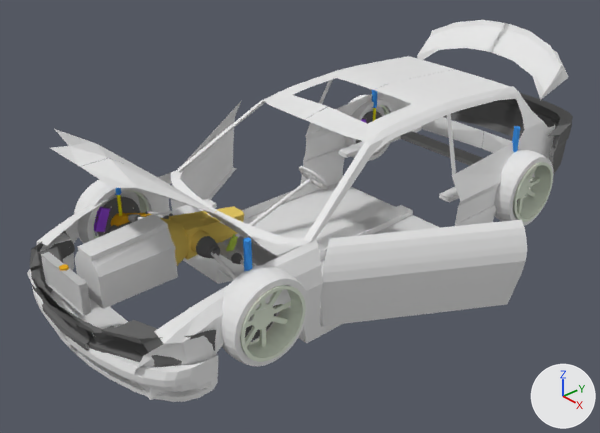
One commit to the Blender file civic/civicHatchBack.blend: the scene before it, then after it.
Before and after are seen from a camera (50 mm lens) standing at (8.39, -7.96, 5.5) and looking at (-0.11, -0.39, -0.53). Arrows for +X, +Y and +Z are at lower right; the lights stay in place.
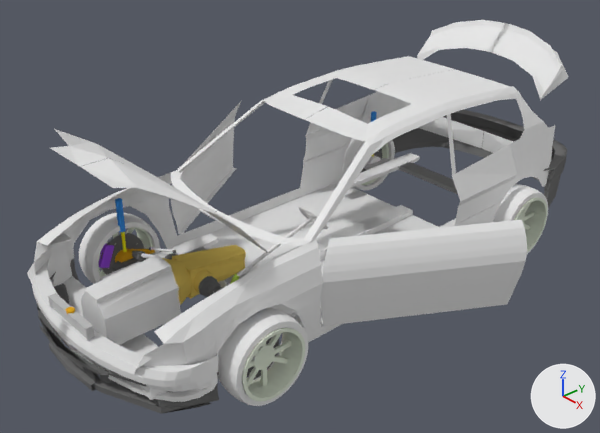
ob_steering is not drawn itself; it is the parent of ob_steeringwheel.

Changed parts and their boxes (x1, y1, x2, y2) in the pictures (600 x 433 px):
'engineBlock', moved
    before: (75, 214, 178, 309)
    after: (81, 255, 181, 345)
'frontBumper', moved
    before: (30, 231, 216, 367)
    after: (37, 258, 219, 414)
'michelinTire', moved
    before: (221, 265, 309, 366)
    after: (217, 307, 308, 406)
'frontLeftWheel', moved
    before: (240, 285, 306, 362)
    after: (242, 328, 305, 401)
'rearBumper', moved
    before: (443, 93, 573, 174)
    after: (393, 110, 567, 208)
'gearbox', moved
    before: (160, 206, 244, 266)
    after: (162, 245, 246, 305)
'michelinTire.002', moved
    before: (74, 179, 157, 244)
    after: (79, 213, 160, 284)
'frontSuspensionFrame.001', moved
    before: (338, 126, 484, 202)
    after: (338, 153, 458, 228)
'radiator', moved
    before: (41, 252, 91, 316)
    after: (48, 293, 95, 340)
'rearLeftWheel', moved
    before: (513, 162, 553, 222)
    after: (514, 198, 548, 252)
'michelinTire.001', moved
    before: (494, 150, 554, 226)
    after: (493, 184, 548, 254)
'frontSuspensionFrame', moved
    before: (158, 199, 278, 309)
    after: (100, 233, 298, 353)
'michelinTire.003', moved
    before: (344, 95, 395, 161)
    after: (343, 138, 395, 190)
'brakeDisk.001', moved
    before: (96, 197, 140, 237)
    after: (101, 233, 144, 275)
'leftDriveShaftBoot', moved
    before: (196, 236, 220, 259)
    after: (199, 276, 222, 297)
'steeringColumn.001', moved
    before: (235, 176, 315, 237)
    after: (237, 216, 315, 277)
'caliper.002', moved
    before: (94, 207, 110, 232)
    after: (99, 244, 114, 268)
'frontRightWheel', moved
    before: (93, 190, 149, 239)
    after: (98, 227, 153, 277)
'frontRightRotationNuckle', moved
    before: (111, 212, 151, 226)
    after: (115, 248, 155, 263)
'steeringWheel', moved
    before: (299, 166, 329, 190)
    after: (299, 207, 328, 229)
'shockAbsorber', moved (not visible afterwards)
    before: (243, 237, 252, 271)
'shockAbsorber.001', moved
    before: (115, 160, 121, 195)
    after: (115, 198, 126, 232)
'brakeDisk', moved
    before: (245, 305, 277, 340)
    after: (247, 337, 279, 379)
'brakeDisk.002', moved
    before: (356, 111, 382, 143)
    after: (360, 148, 382, 173)
'steeringRack', moved
    before: (217, 242, 237, 261)
    after: (218, 281, 229, 288)
'rearRightWheel', moved
    before: (377, 105, 389, 115)
    after: (361, 143, 389, 185)
'Cylinder.001', moved
    before: (117, 195, 123, 216)
    after: (121, 232, 127, 252)
'Cylinder', moved
    before: (226, 234, 238, 251)
    after: (230, 274, 239, 284)
'shockAbsorber.003', moved (not visible afterwards)
    before: (512, 126, 520, 152)
'shockAbsorber.002', moved
    before: (372, 89, 378, 108)
    after: (371, 111, 377, 122)
'rightSteeringBallJoint', moved
    before: (147, 211, 169, 216)
    after: (151, 247, 173, 252)
'Cylinder.004', moved
    before: (59, 264, 69, 271)
    after: (66, 307, 75, 314)
'rearRightControlArm', moved (not visible before)
    after: (365, 158, 390, 170)
'boot', moved (not visible afterwards)
    before: (231, 253, 243, 264)
'rotationNuckle.002', moved (not visible before)
    after: (364, 155, 381, 169)
'rightDriveShaftBoot', moved
    before: (163, 215, 171, 219)
    after: (165, 254, 176, 260)
'Cylinder.002', moved (not visible afterwards)
    before: (372, 108, 376, 121)
'steeringColumn', moved
    before: (173, 215, 255, 267)
    after: (171, 252, 179, 255)

The edits, one by one:
Object 'brakeDisk.002' (ob_brakedisk_002) moves from (-1.6, 2.68, -0.38) to (-1.6, 2.68, -1.0).
Object 'engineBlock' (ob_engineblock) moves from (0.07, -3.53, 0.02) to (0.07, -3.53, -0.6).
Object 'frontBumper' (ob_frontbumper) moves from (0.0, -4.44, -0.67) to (0.0, -4.44, -1.29).
Object 'frontLeftRotationNuckle' (ob_frontleftrotationnuckle) moves from (1.54, -2.68, -0.41) to (1.54, -2.68, -1.03).
Object 'frontLeftWheel' (ob_frontleftwheel) moves from (1.8, -2.68, -0.37) to (1.8, -2.68, -0.99).
Object 'frontRightRotationNuckle' (ob_frontrightrotationnuckle) moves from (-1.51, -2.68, -0.41) to (-1.51, -2.68, -1.03).
Object 'frontRightWheel' (ob_frontrightwheel) moves from (-1.76, -2.66, -0.37) to (-1.76, -2.66, -0.99).
Object 'frontSuspensionFrame.001' (ob_frontsuspensionframe_001) moves from (0.02, 3.01, -0.37) to (0.02, 3.01, -0.99).
Object 'frontSuspensionFrame' (ob_frontsuspensionframe) moves from (0.02, -1.79, -0.37) to (0.02, -1.79, -0.99).
Object 'gearbox' (ob_gearbox) moves from (0.04, -2.2, -0.01) to (0.04, -2.2, -0.64).
Object 'radiator' (ob_radiator) moves from (0.0, -4.36, -0.02) to (0.0, -4.36, -0.64).
Object 'rearBumper' (ob_rearbumper) moves from (0.0, 4.91, 0.21) to (0.0, 4.91, -0.42).
Object 'rearLeftWheel' (ob_rearleftwheel) moves from (1.8, 2.72, -0.37) to (1.8, 2.72, -0.99).
Object 'rearRightControlArm' (ob_rearrightcontrolarm) moves from (-1.38, 2.69, -0.38) to (-1.38, 2.69, -1.0).
Object 'rearRightWheel' (ob_rearrightwheel) moves from (-1.76, 2.72, -0.37) to (-1.76, 2.72, -0.99).
Object 'rightSteeringBallJoint' (ob_rightsteeringballjoint) moves from (-1.15, -2.25, -0.24) to (-1.15, -2.25, -0.86).
Object 'rotationNuckle.002' (ob_rotationnuckle_002) moves from (-1.51, 2.69, -0.41) to (-1.51, 2.69, -1.03).
Object 'shockAbsorber.001' (ob_shockabsorber_001) moves from (-1.52, -2.69, 0.36) to (-1.52, -2.69, -0.26).
Object 'shockAbsorber.002' (ob_shockabsorber_002) moves from (-1.52, 2.69, 0.36) to (-1.52, 2.69, -0.26).
Object 'shockAbsorber.003' (ob_shockabsorber_003) moves from (1.55, 2.69, 0.36) to (1.55, 2.69, -0.26).
Object 'shockAbsorber' (ob_shockabsorber) moves from (1.53, -2.69, 0.36) to (1.53, -2.69, -0.26).
Object 'steering' (ob_steering) moves from (0.787, -0.942, 0.622) to (0.787, -0.942, 0.00103).
Object 'steeringColumn.001' (ob_steeringcolumn_001) moves from (0.64, -1.52, 0.31) to (0.64, -1.52, -0.32).
Object 'steeringRack' (ob_steeringrack) moves from (0.05, -2.19, -0.24) to (0.05, -2.19, -0.86).
